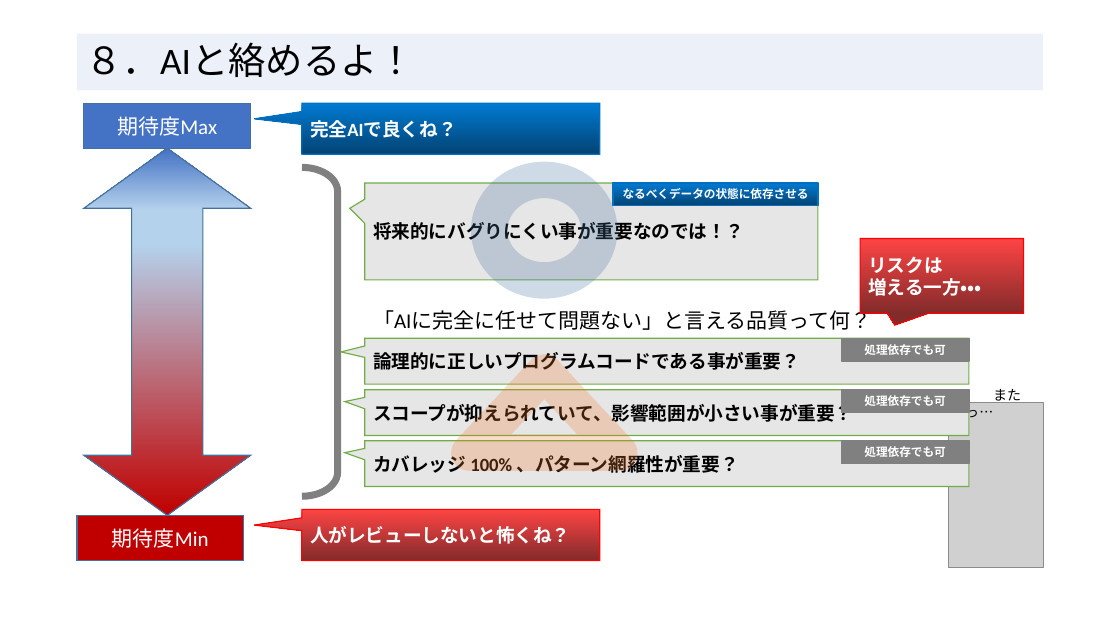
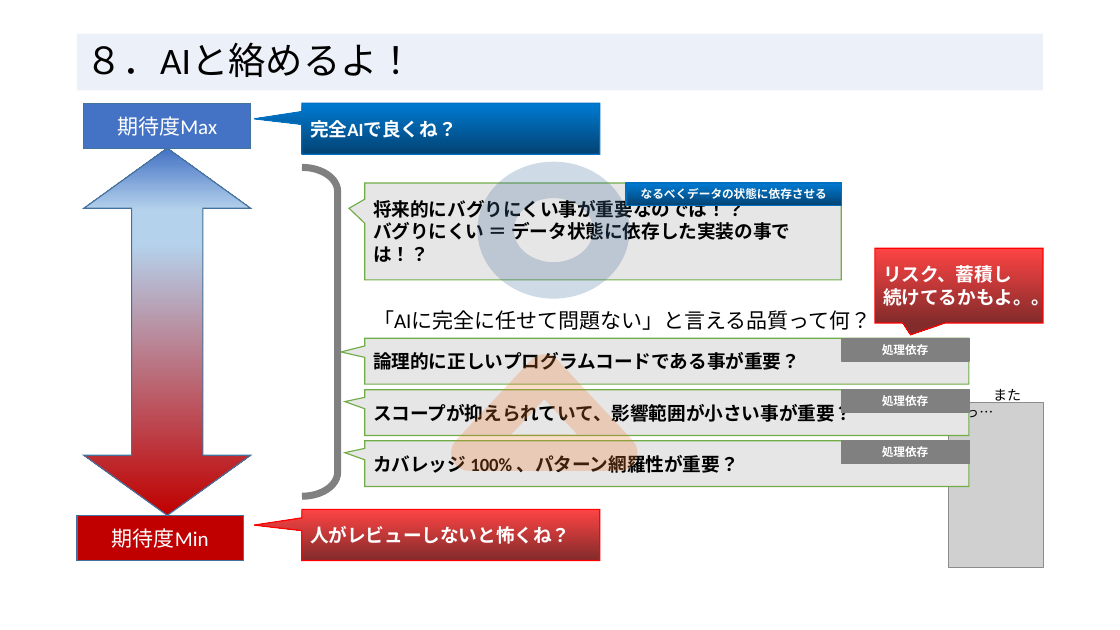
Before and after one commit to RyotoKuroki/QualityDependsOnDataApplication, a slide deck: slide 10 of 処理依存よりデータ依存_エンジニアの輪20250215.pptx. Drawn at 1120x630 pixels with LibreOffice and Linux fonts; fonts in the diff are those of the drawing; grey boxes stand for pictures. Boxes give left, top, right and bottom in pixels: in the first picture for what was removed or moved away, otherwise in the second. Text is boxed around its words. In the diff, an @@ line names an element or a change of style, - is before the commit and + after.

```diff
--- a/処理依存よりデータ依存_エンジニアの輪20250215.pptx
+++ b/処理依存よりデータ依存_エンジニアの輪20250215.pptx
@@ speech box "将来的にバグりにくい事が重要なのでは！？": place and size @@
-speech box "将来的にバグりにくい事が重要なのでは！？" at [365,183,818,280]
+speech box "将来的にバグりにくい事が重要なのでは！？" at [365,183,841,280]
@@ ellipse: place and size @@
-ellipse at [489,180,599,281]
+ellipse at [496,180,612,281]
@@ rectangle "なるべくデータの状態に依存させる": place and size @@
-rectangle "なるべくデータの状態に依存させる" at [613,183,818,206]
+rectangle "なるべくデータの状態に依存させる" at [626,183,841,206]
@@ text in speech box at [373,219,790,262]: paragraph added @@
+バグりにくい ＝ データ状態に依存した実装の事では！？
@@ speech box "リスク、蓄積し": place and size @@
-speech box "リスク、蓄積し" at [860,239,1024,313]
+speech box "リスク、蓄積し" at [875,248,1044,323]
@@ text in speech box at [883,265,1050,310]: text changed @@
-リスクは
-増える一方・・・
+リスク、蓄積し
+続けてるかもよ。。
@@ text in rectangle at [882,344,929,355]: text changed @@
-処理依存でも可
+処理依存
@@ text in rectangle at [882,395,929,406]: text changed @@
-処理依存でも可
+処理依存
@@ text in rectangle at [882,446,929,457]: text changed @@
-処理依存でも可
+処理依存
```
Also in this commit, not shown: 6 other slides changed.
